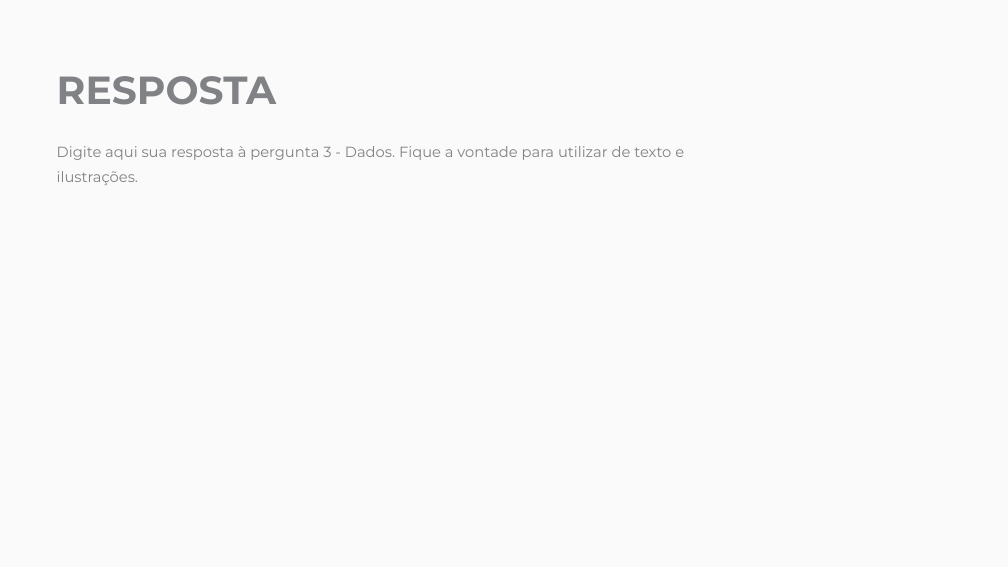
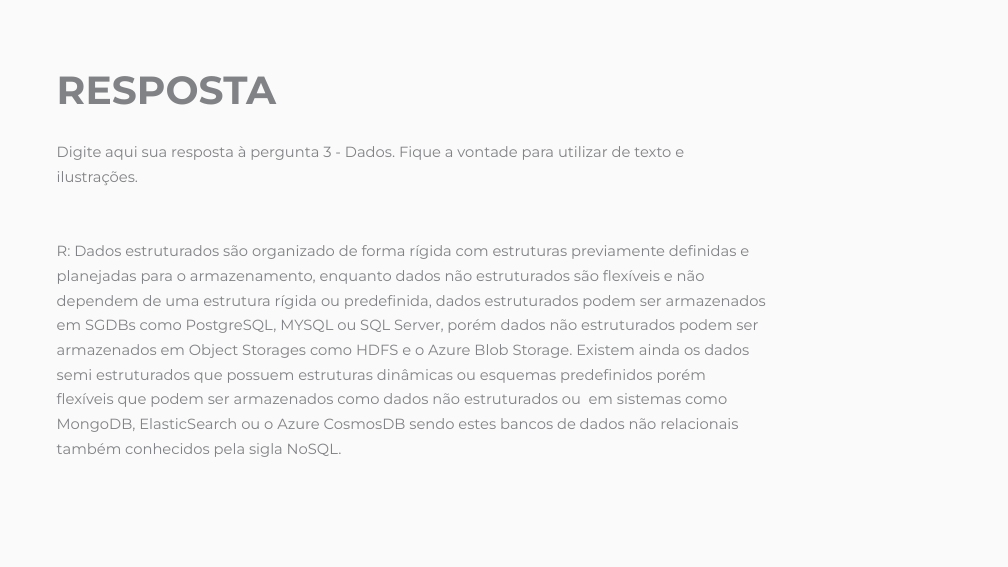
Before and after one commit to RCristiano/eleflow, a slide deck: slide 9 of raw/Processo Seletivo - Engenheiro de Dados - Eleflow.pptx. Drawn at 1008x567 pixels with LibreOffice and Linux fonts; fonts in the diff are those of the drawing; background and template pictures are left out. Boxes give left, top, right and bottom in pixels: in the first picture for what was removed or moved away, otherwise in the second. Text is boxed around its words. In the diff, an @@ line names an element or a change of style, - is before the commit and + after.

```diff
--- a/raw/Processo Seletivo - Engenheiro de Dados - Eleflow.pptx
+++ b/raw/Processo Seletivo - Engenheiro de Dados - Eleflow.pptx
@@ text at [57, 245, 766, 457]: paragraph added @@
+R: Dados estruturados são organizado de forma rígida com estruturas previamente definidas e planejadas para o armazenamento, enquanto dados não estruturados são flexíveis e não dependem de uma estrutura rígida ou predefinida, dados estruturados podem ser armazenados em SGDBs como PostgreSQL, MYSQL ou SQL Server, porém dados não estruturados podem ser armazenados em Object Storages como HDFS e o Azure Blob Storage. Existem ainda os dados semi estruturados que possuem estruturas dinâmicas ou esquemas predefinidos porém flexíveis que podem ser armazenados como dados não estruturados ou em sistemas como MongoDB, ElasticSearch ou o Azure CosmosDB sendo estes bancos de dados não relacionais também conhecidos pela sigla NoSQL.
```
Also in this commit, not shown: 9 other slides changed, 1 other file.
